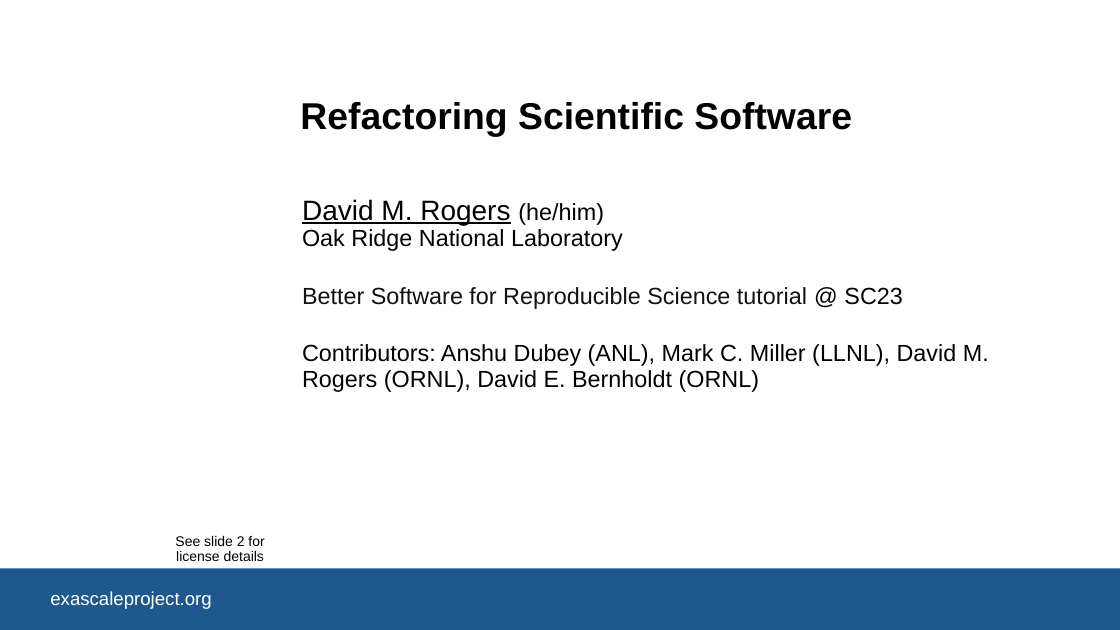
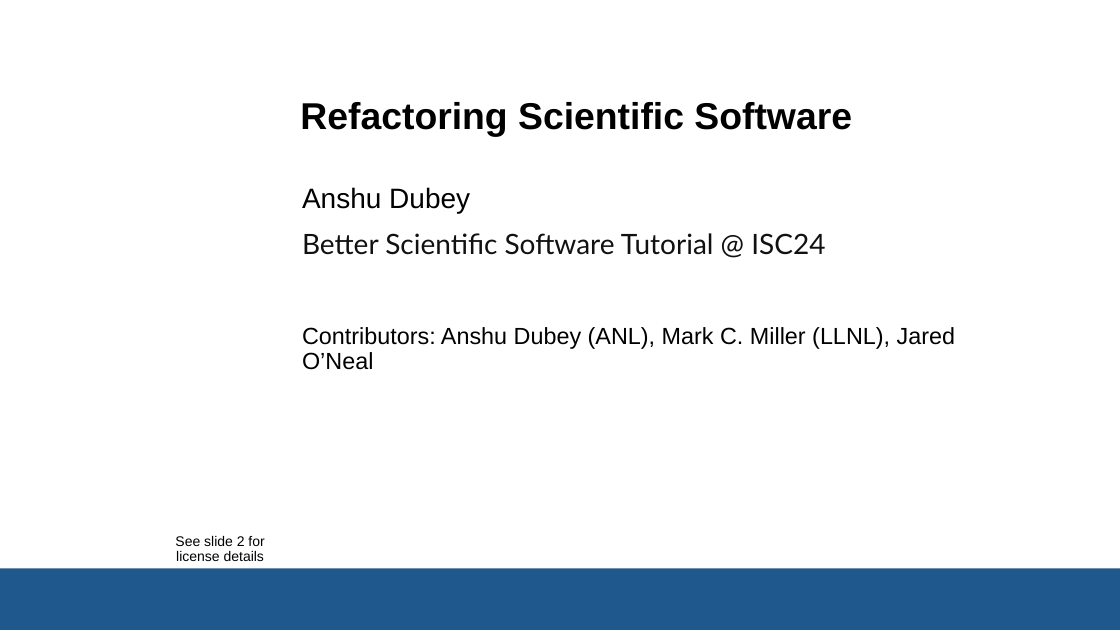
Before and after one commit to bssw-tutorial/presentations, a slide deck: slide 1 of refactoring.pptx. Drawn at 1120x630 pixels with LibreOffice and Linux fonts; fonts in the diff are those of the drawing; background and template pictures are left out. Boxes give left, top, right and bottom in pixels: in the first picture for what was removed or moved away, otherwise in the second. Text is boxed around its words. In the diff, an @@ line names an element or a change of style, - is before the commit and + after.

```diff
--- a/refactoring.pptx
+++ b/refactoring.pptx
@@ subtitle at (x1=302, y1=187, x2=955, y2=370): text changed @@
-David M. Rogers (he/him)
-Oak Ridge National Laboratory
-Better Software for Reproducible Science tutorial @ SC23
-Contributors: Anshu Dubey (ANL), Mark C. Miller (LLNL), David M. Rogers (ORNL), David E. Bernholdt (ORNL)
+Anshu Dubey
+Better Scientific Software Tutorial @ ISC24
+Contributors: Anshu Dubey (ANL), Mark C. Miller (LLNL), Jared O’Neal
@@ text in rectangle at (x1=50, y1=591, x2=211, y2=609): text removed @@
-exascaleproject.org
```
Also in this commit, not shown: 1 other slide changed, 3 other files.
